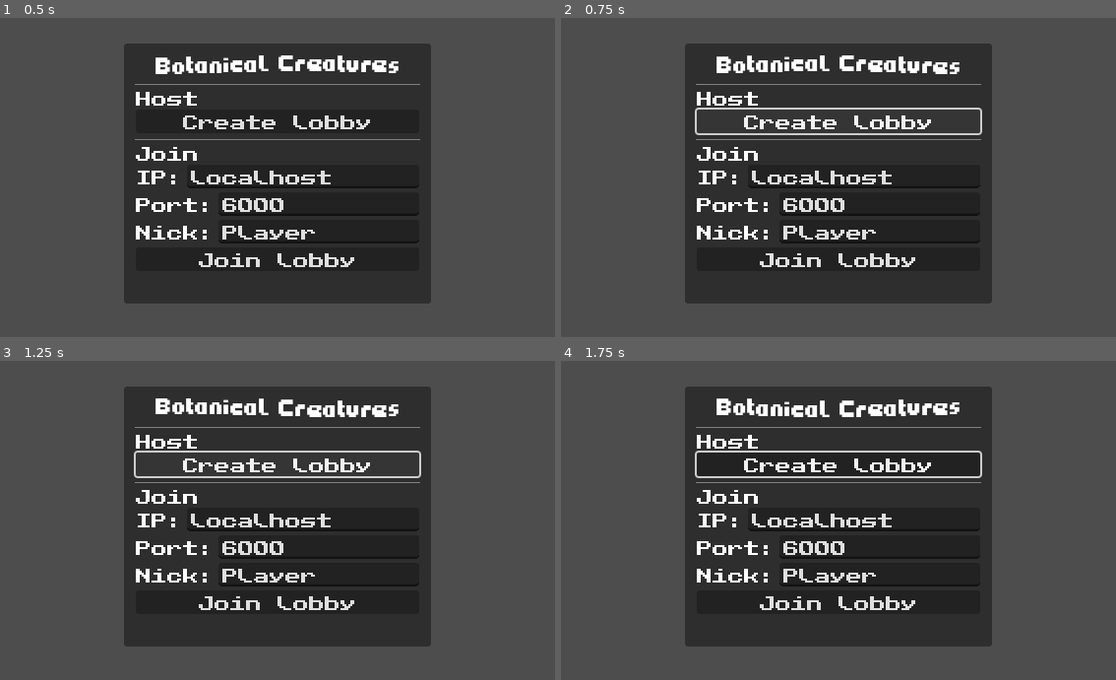
Above: before the commit, frames 1-4 (two rows, left to right).
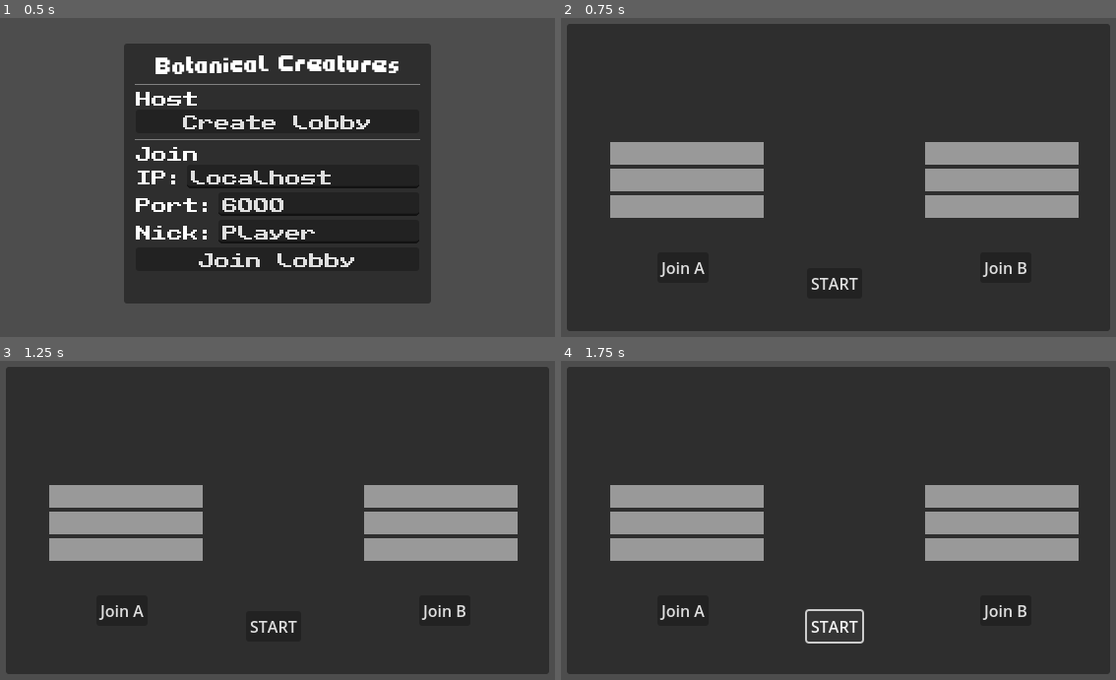
Above: after the commit, the same moments.

Repository: franopx/pc-survs
Game: Godot game, scene res://ui/Menu.tscn
Two runs of this game, one before a commit and one after it. Both use one fixed random seed, a clock stepped at 60 frames per second and the inputs below. This scene is started directly instead of the project's main scene.
Inputs (mouse positions are in pixels of both pictures, inside the frame that each line leads up to):
- Up to frame 1 (0.5 s): no input
- Up to frame 2 (0.75 s): click "Create lobby" at 0.5 s
- Up to frame 3 (1.25 s): no input
- Up to frame 4 (1.75 s): click (832, 625) at 1.25 s, where only the run after the commit has a clickable "START"

Frame 1 is identical in both runs. In frame 2, 60% of the frame differs, in the area x 1-99%, y 1-99%; in frame 3, 60%; in frame 4, 60%.

Commit message:
add menu logic (unfinished)

Diff:
--- /dev/null
+++ b/ui/Menu.gd
@@ -0,0 +1,25 @@
+extends Control
+
+var peer = ENetMultiplayerPeer.new()
+var peer_array
+
+var ip_address
+var port
+
+func _ready():
+	ip_address = $Panel/MarginContainer/VBoxContainer/IP/LineEdit.text
+	port = $Panel/MarginContainer/VBoxContainer/IP2/LineEdit.text
+
+func _on_button_pressed():
+	peer.create_server(int(port))
+	multiplayer.multiplayer_peer = peer
+	get_tree().change_scene_to_file("res://ui/Lobby.tscn")
+
+
+func _on_line_edit_text_changed(new_text):
+	port = new_text
+
+
+func _on_button_2_pressed():
+	peer.create_client(ip_address, int(port))
+	multiplayer.multiplayer_peer = peer
--- a/ui/Menu.tscn
+++ b/ui/Menu.tscn
@@ -1,5 +1,6 @@
-[gd_scene load_steps=3 format=3 uid="uid://dy60ty1xnrpyp"]
+[gd_scene load_steps=4 format=3 uid="uid://dy60ty1xnrpyp"]
 
+[ext_resource type="Script" path="res://ui/Menu.gd" id="1_ibgy2"]
 [ext_resource type="FontFile" uid="uid://lhllcxkjd4mx" path="res://fonts/Chonkly.otf" id="1_jdtvk"]
 [ext_resource type="FontFile" uid="uid://ddlww8dbl2rsl" path="res://fonts/PublicPixel.otf" id="2_6wajq"]
 
@@ -10,6 +11,7 @@
 anchor_bottom = 1.0
 grow_horizontal = 2
 grow_vertical = 2
+script = ExtResource("1_ibgy2")
 
 [node name="Panel" type="Panel" parent="."]
 layout_mode = 1
@@ -81,7 +83,6 @@
 size_flags_horizontal = 3
 theme_override_fonts/font = ExtResource("2_6wajq")
 text = "localhost"
-virtual_keyboard_type = 2
 
 [node name="IP2" type="HBoxContainer" parent="Panel/MarginContainer/VBoxContainer"]
 layout_mode = 2
@@ -118,3 +119,7 @@
 layout_mode = 2
 theme_override_fonts/font = ExtResource("2_6wajq")
 text = "Join lobby"
+
+[connection signal="pressed" from="Panel/MarginContainer/VBoxContainer/Button" to="." method="_on_button_pressed"]
+[connection signal="text_changed" from="Panel/MarginContainer/VBoxContainer/IP2/LineEdit" to="." method="_on_line_edit_text_changed"]
+[connection signal="pressed" from="Panel/MarginContainer/VBoxContainer/Button2" to="." method="_on_button_2_pressed"]
